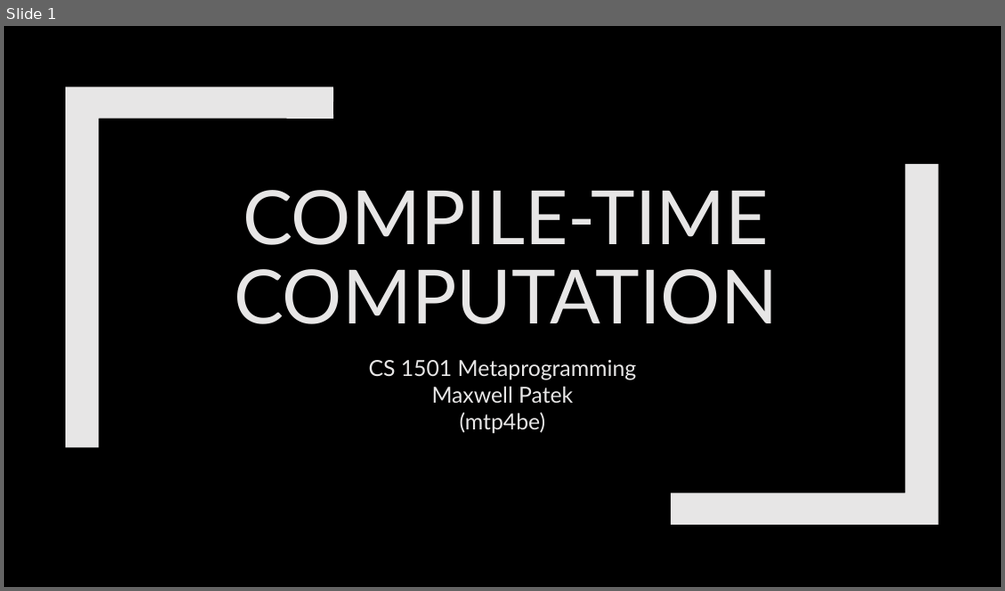
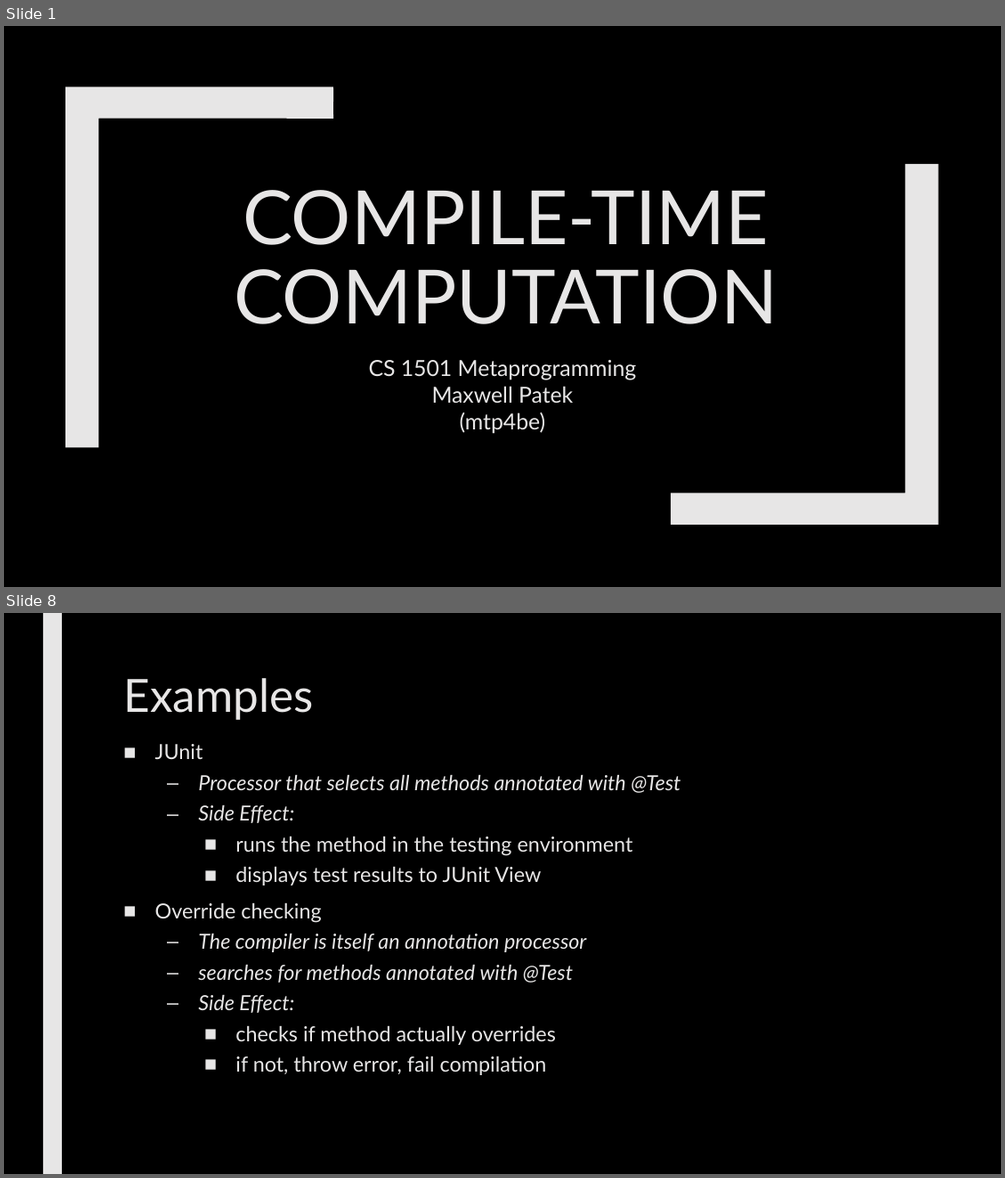
Before and after one commit to max7patek/metaprogramming, a slide deck: slides/08-CompileTimeComputation.pptx. Shown one above the other, each under a label of ours: slide 1 before the commit, slides 1 and 8 after it; the slides between them are not shown. The pictures are 1005x591 and 1005x1178 pixels, drawn with LibreOffice and Linux fonts; fonts in the diff are those of the drawing. Boxes give left, top, right and bottom in pixels: in the first picture for what was removed or moved away, otherwise in the second. Text is boxed around its words. In the diff, an @@ line names an element or a change of style, - is before the commit and + after.

```diff
--- a/slides/08-CompileTimeComputation.pptx
+++ b/slides/08-CompileTimeComputation.pptx
@@ slide 8 added at <box>4,613,1001,1174</box>, background #000000 @@
@@ rectangle added at <box>43,613,62,1174</box>, fill #E7E6E6 @@
@@ title added at <box>123,678,313,720</box>, 44 pt, text #E7E6E6 @@
+Examples
@@ text added at <box>155,744,680,1075</box>, 20 pt, text #E7E6E6 @@
+■ JUnit
+  – Processor that selects all methods annotated with @Test
+  – Side Effect:
+    ■ runs the method in the testing environment
+    ■ displays test results to JUnit View
+■ Override checking
+  – The compiler is itself an annotation processor
+  – searches for methods annotated with @Test
+  – Side Effect:
+    ■ checks if method actually overrides
+    ■ if not, throw error, fail compilation
```
Also in this commit, not shown: 1 slide changed, 19 other slides added.
